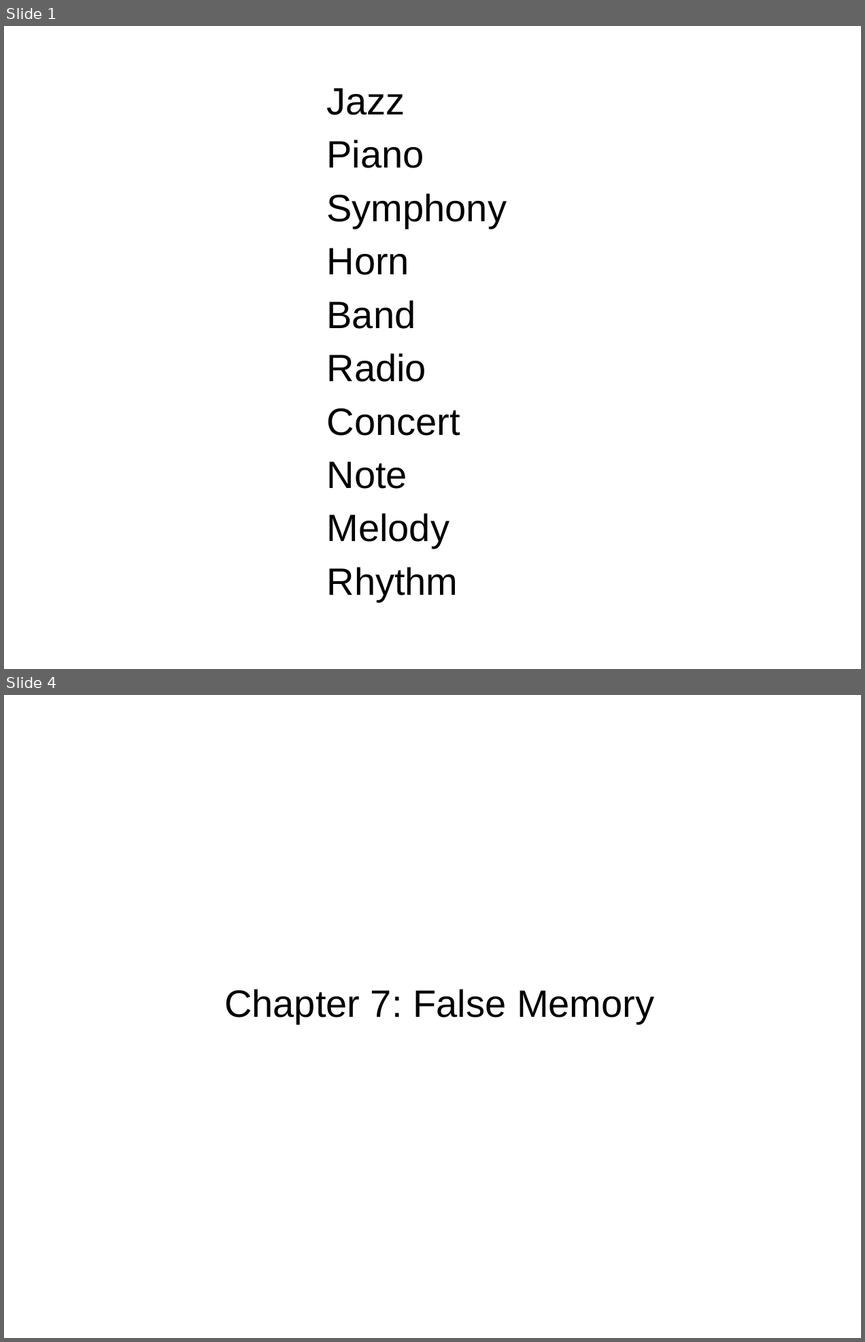
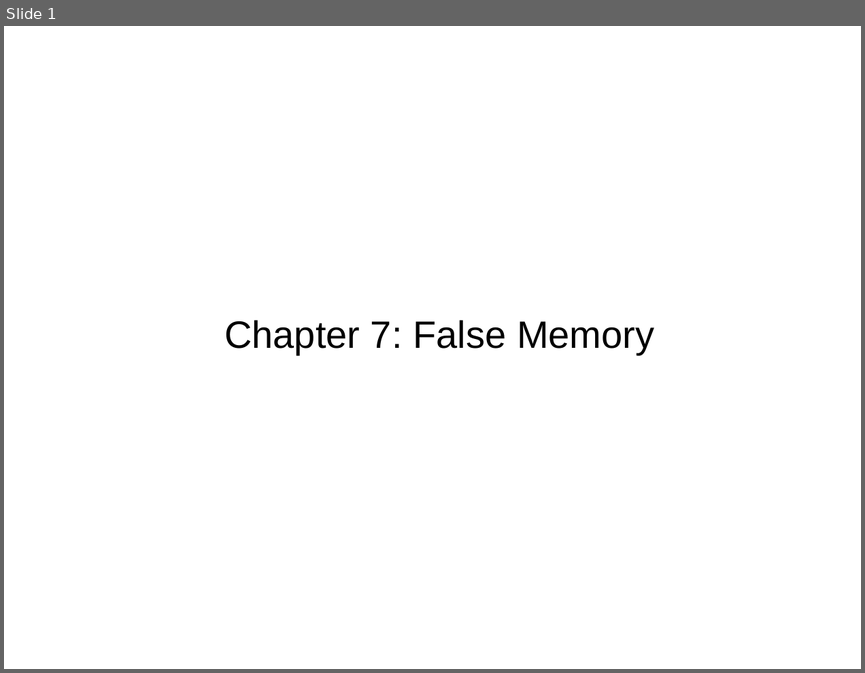
Before and after one commit to npm27/Teaching-Materials, a slide deck: Memory/Slides/Chapter 7.PPTX. Shown one above the other, each under a label of ours: slides 1 and 4 before the commit, slide 1 after it; the slides between them are not shown. The pictures are 865x1342 and 865x673 pixels, drawn with LibreOffice and Linux fonts; fonts in the diff are those of the drawing. Boxes give left, top, right and bottom in pixels: in the first picture for what was removed or moved away, otherwise in the second. Text is boxed around its words. In the diff, an @@ line names an element or a change of style, - is before the commit and + after.

```diff
--- a/Memory/Slides/Chapter 7.PPTX
+++ b/Memory/Slides/Chapter 7.PPTX
@@ slide 1 removed at bbox=[4, 26, 861, 669], background #FFFFFF @@
@@ text removed at bbox=[327, 88, 507, 602] @@
-Jazz
-Piano
-Symphony
-Horn
-Band
-Radio
-Concert
-Note
-Melody
-Rhythm
@@ what was slide 4 is now slide 1 @@
```
Also in this commit, not shown: 2 slides changed, 3 slides added, 3 other slides removed, 5 other files.
